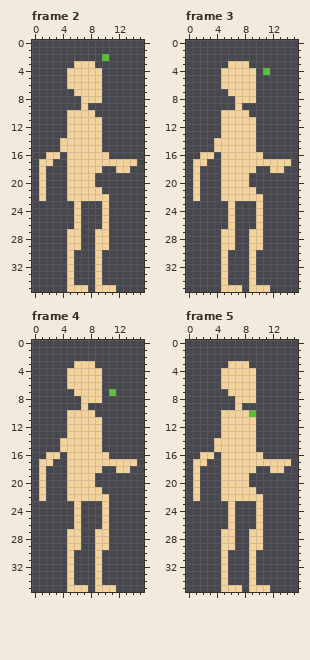
Pixel-art file, stored at rawAssets/player.aseprite. Above, as it was before the edit.
16x36 pixels, 8 frames. Shown: frame 2, frame 3, frame 4, frame 5. The commit also changed other frames, which this record leaves out.
New version:
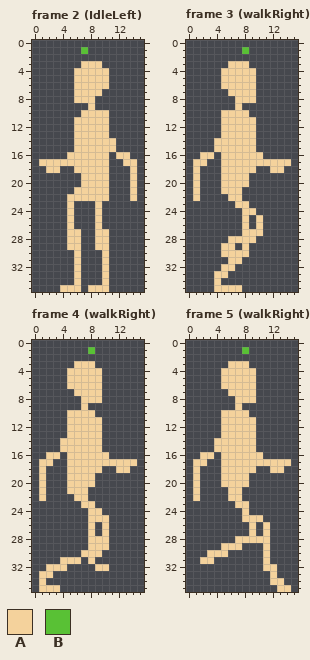
Palette (. is transparent): A #f4d29c  B #59c135
From the commit log: player animation logic with placeholder anims
The edit:
layer "Layer 3" added
Changed rows in their new state; - is an unchanged pixel.
Frame 2 (IdleLeft), layer "Layer 1":
first column x 1:
 1 ------B-------
 2 ---------.----
 3 -----.--A-----
 4 ----.----A----
 5 ----.----A----
 6 ----.----A----
 8 -----A--.-----
 9 ------.A------
10 ----..--AA----
11 ----.----A----
12 ----.----A----
13 ----.----A----
14 ---..----AA---
15 ---..----AA---
16 -..--------AA-
17 --AA------..--
18 .AA-.----A-..A
19 .---..--AA---A
20 .---..--AA---A
21 .---.----A---A
22 .------------A
23 ----A.--A.----
24 ----A.--A.----
25 ----A.--A.----
26 ----A.--A.----
first column x 4:
30 -.A--.A-
31 -.A--.A-
32 -.A--.A-
33 -.A--.A-
34 -.A--.A-
35 A--.A--.
Frame 3 (walkRight), layers "Layer 3", "Layer 1":
first column x 8:
 1 B---
 4 ---.
first column x 4:
21 ----..--
22 -.--...-
23 --.AA-.-
24 --.-AA.-
25 --.-A---
26 --.-A---
27 -..-A---
28 -.-AA-.-
29 ----A..-
30 --AAA.--
31 -.AA-.--
32 --A--.--
33 A----.--
34 A.---.--
35 A----...
Frame 4 (walkRight), layers "Layer 3", "Layer 1":
first column x 8:
 1 B
first column x 11:
 7 .
first column x 1:
21 -------..--
22 ----.--...-
23 -----.AA-.-
24 -----.-AA.-
25 -----.-AA--
26 -----.-A---
27 ----..-A.--
28 ----..-A---
29 ----..-A---
30 ----.-AA---
31 ---A-A-A.--
32 -AAA.----A-
33 AA--.---.--
34 A---.---.--
35 AAA-...-...
Frame 5 (walkRight), layers "Layer 3", "Layer 1":
first column x 8:
 1 B
first column x 9:
10 .
first column x 2:
21 ---.--..-----
22 ---.--...----
23 ----.AA-.----
24 ----.-A-.----
25 ----.-AA-----
26 ----.--A.A---
27 ---..---.A---
28 ---..AA--A---
29 -----A-..A---
30 -AA----.-A---
31 AA-.---.-A---
32 ---.---.-AA--
33 ---.---.--A--
34 ---.---.--AA-
35 ---...-...-AA
